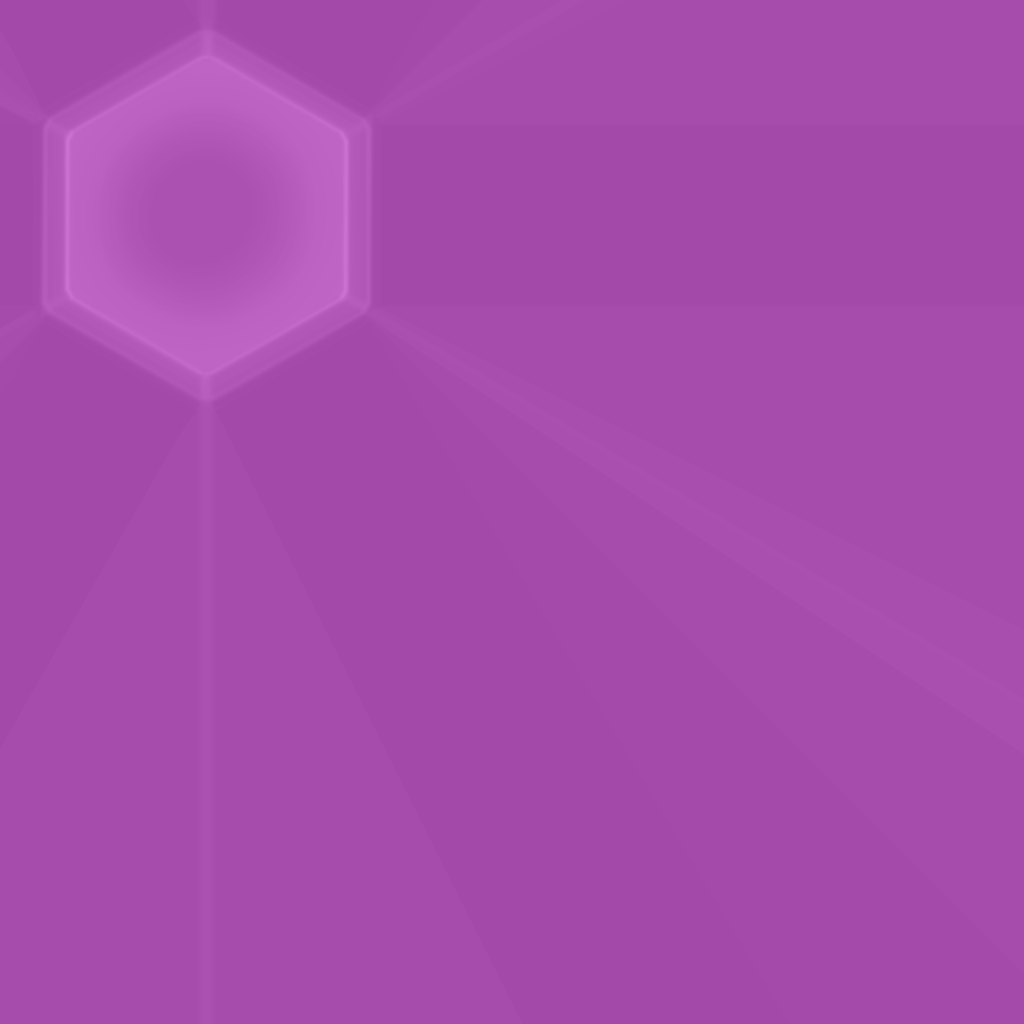
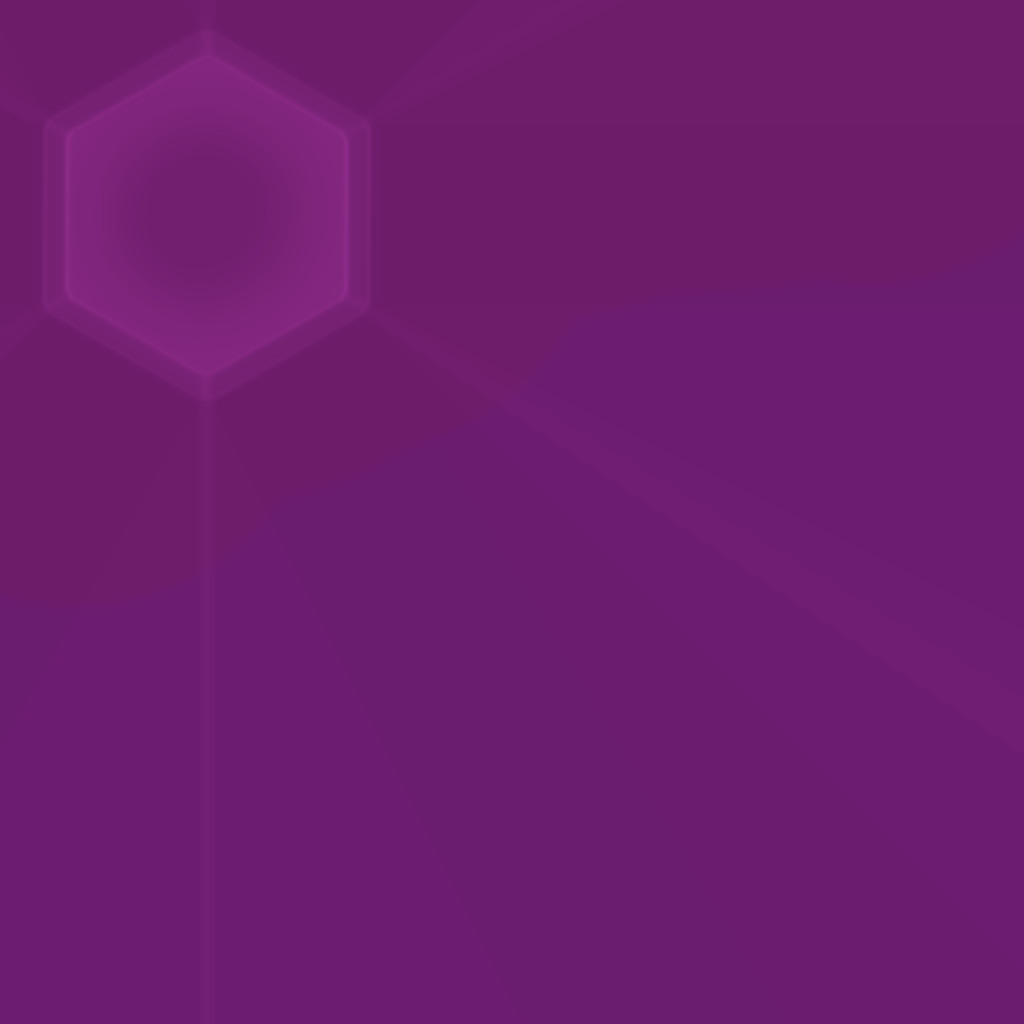
Layer changes from the first 1024 x 1024 image to the second:
added layer "Layer 5" (overlay) above "Layer 4" over <box>0,0,1024,1024</box>
added layer "Layer 4" (multiply, 52%) above "Layer 3" over <box>0,0,1024,1024</box>
